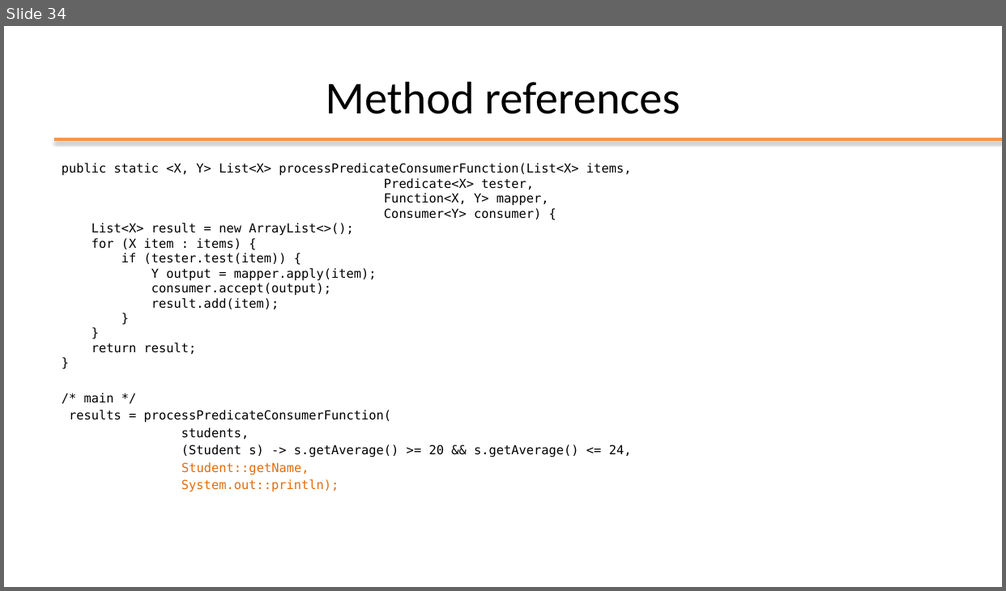
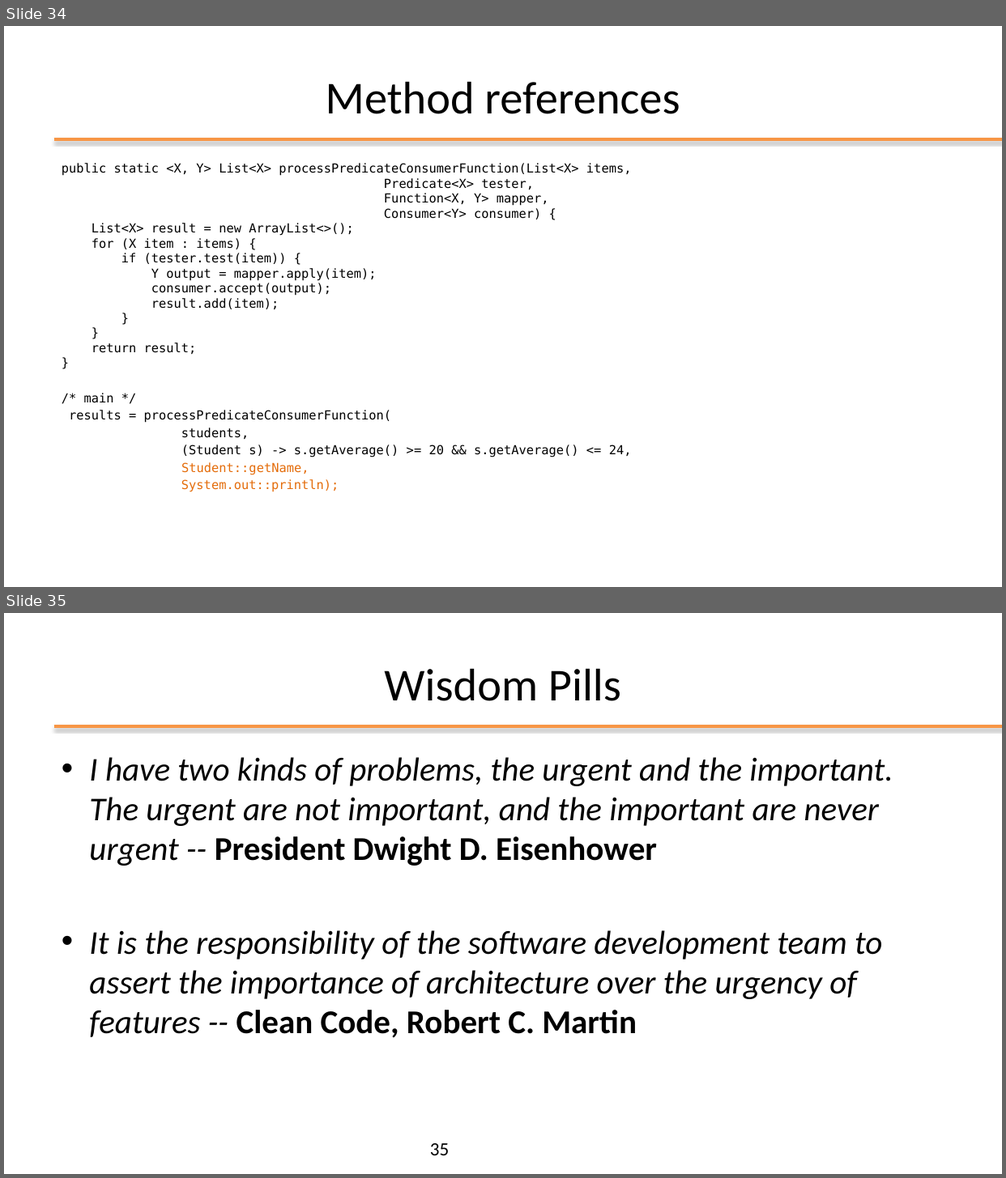
Before and after one commit to plctechnician/ooprogramming, a slide deck: java/slides/ppt/06 - Java Functional Interfaces.pptx. Shown one above the other, each under a label of ours: slide 34 before the commit, slides 34 and 35 after it. The pictures are 1006x591 and 1006x1178 pixels, drawn with LibreOffice and Linux fonts; fonts in the diff are those of the drawing; background and template pictures are left out. Boxes give left, top, right and bottom in pixels: in the first picture for what was removed or moved away, otherwise in the second. Text is boxed around its words. In the diff, an @@ line names an element or a change of style, - is before the commit and + after.

```diff
--- a/java/slides/ppt/06 - Java Functional Interfaces.pptx
+++ b/java/slides/ppt/06 - Java Functional Interfaces.pptx
@@ slide 35 added at (x1=4, y1=613, x2=1002, y2=1174), background #FFFFFF; not listed: 1 template element that a slide beside it also shows @@
@@ title added at (x1=384, y1=668, x2=621, y2=701), 44 pt, text #000000 @@
+Wisdom Pills
@@ text added at (x1=89, y1=757, x2=893, y2=1038), 32 pt, text #000000, italic @@
+• I have two kinds of problems, the urgent and the important. The urgent are not important, and the important are never urgent -- President Dwight D. Eisenhower
+• It is the responsibility of the software development team to assert the importance of architecture over the urgency of features -- Clean Code, Robert C. Martin
@@ page number added at (x1=430, y1=1144, x2=449, y2=1156), 18 pt, text #000000 @@
+35
```
Also in this commit, not shown: 4 other files.
